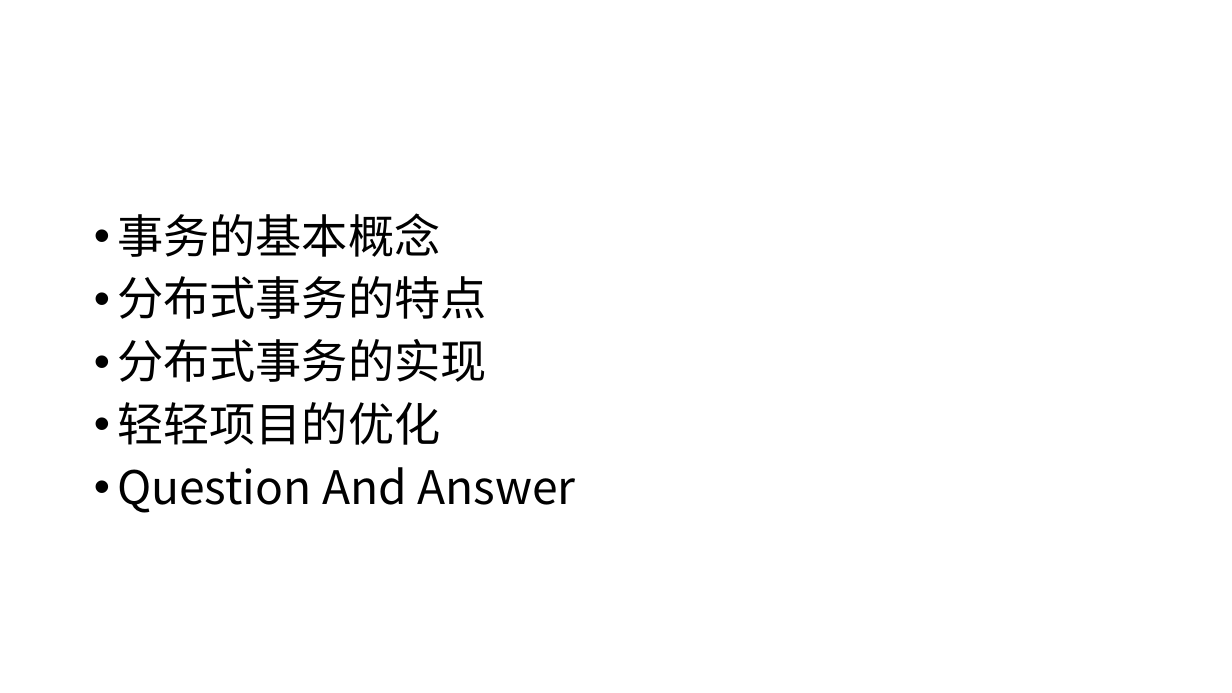
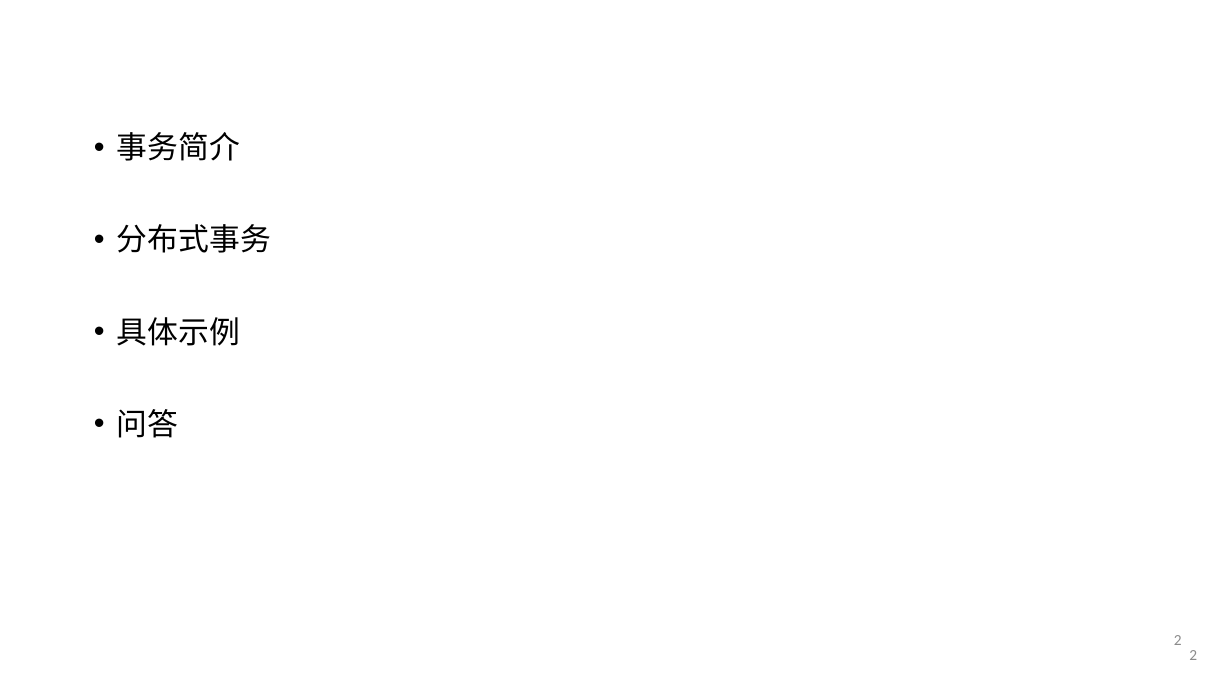
Before and after one commit to courage89/xa_presentation, a slide deck: slide 2 of 分布式事务.pptx. Drawn at 1232x693 pixels with LibreOffice and Linux fonts; fonts in the diff are those of the drawing; background and template pictures are left out. Boxes give left, top, right and bottom in pixels: in the first picture for what was removed or moved away, otherwise in the second. Text is boxed around its words. In the diff, an @@ line names an element or a change of style, - is before the commit and + after.

Commit message:
分布式事务ppt

```diff
--- a/分布式事务.pptx
+++ b/分布式事务.pptx
@@ text at bbox=[117, 132, 271, 438]: text changed; size 36 to 24 pt; font Noto Sans CJK SC to Calibri @@
-• 事务的基本概念
-• 分布式事务的特点
-• 分布式事务的实现
-• 轻轻项目的优化
-• Question And Answer
+• 事务简介
+• 分布式事务
+• 具体示例
+• 问答
@@ page number added at bbox=[1174, 635, 1182, 645], 12 pt, text #8C8C8C @@
+2
@@ page number added at bbox=[1189, 650, 1197, 660], 12 pt, text #8C8C8C @@
+2
```
Also in this commit, not shown: 11 other slides changed, 4 slides added, 10 slides removed.
